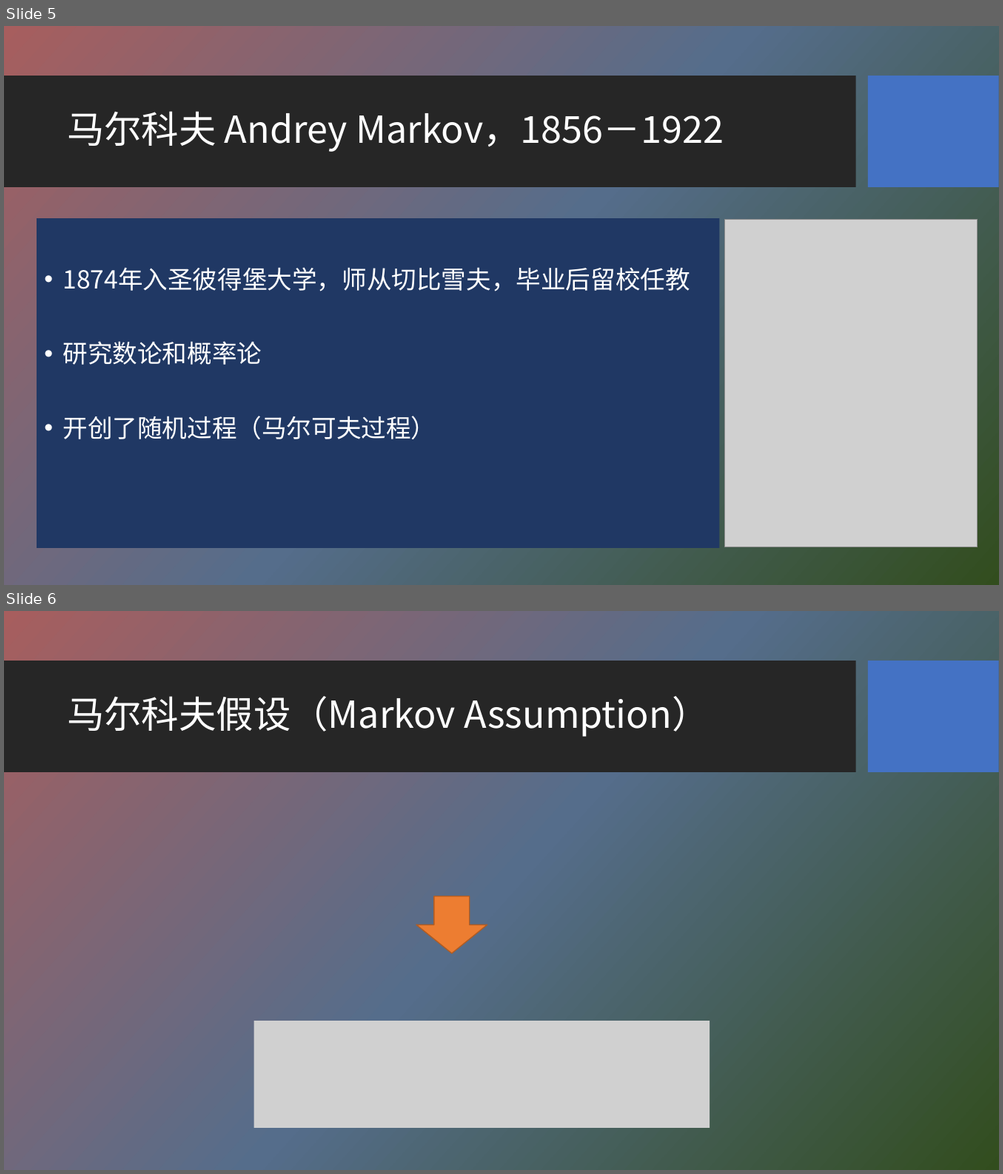
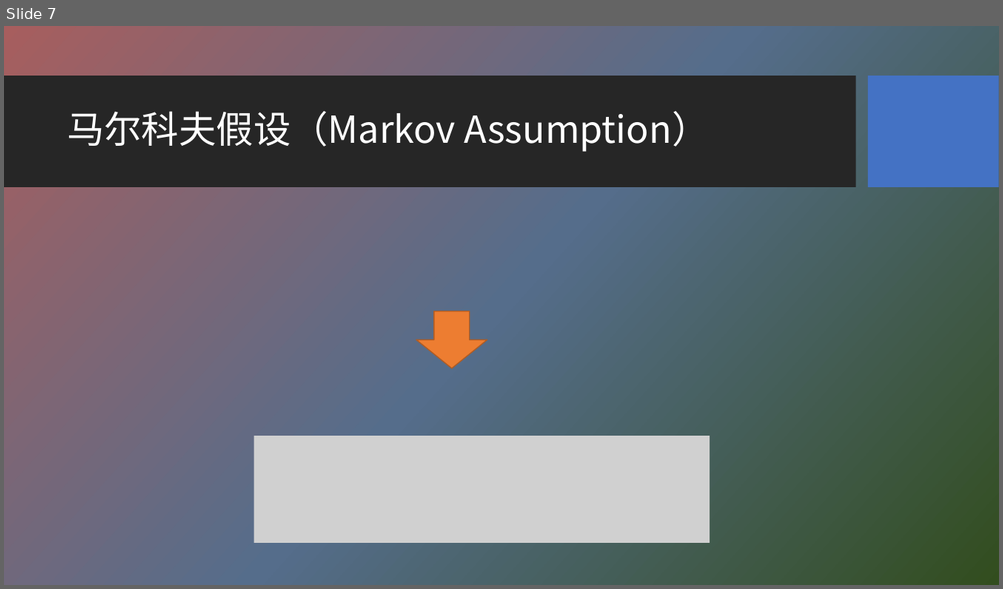
Before and after one commit to HBU/NLP_PPT, a slide deck: PPT-2020/ch03 n元语法模型.pptx. Shown one above the other, each under a label of ours: slides 5 and 6 before the commit, slide 7 after it. The pictures are 1003x1174 and 1003x589 pixels, drawn with LibreOffice and Linux fonts; fonts in the diff are those of the drawing; grey boxes stand for pictures; background and template pictures are left out. Boxes give left, top, right and bottom in pixels: in the first picture for what was removed or moved away, otherwise in the second. Text is boxed around its words. In the diff, an @@ line names an element or a change of style, - is before the commit and + after.

```diff
--- a/PPT-2020/ch03 n元语法模型.pptx
+++ b/PPT-2020/ch03 n元语法模型.pptx
@@ slide 5 removed at [4, 26, 999, 585], background picture (left out); not listed: 2 template elements that a slide beside it also shows @@
@@ title removed at [67, 111, 723, 152] @@
-马尔科夫 Andrey Markov，1856－1922
@@ text removed at [37, 218, 720, 548] @@
-• 1874年入圣彼得堡大学，师从切比雪夫，毕业后留校任教
-• 研究数论和概率论
-• 开创了随机过程（马尔可夫过程）
@@ picture removed at [725, 219, 977, 548] @@
@@ what was slide 6 is now slide 7 @@
```
Also in this commit, not shown: 2 slides changed, 2 slides added.
